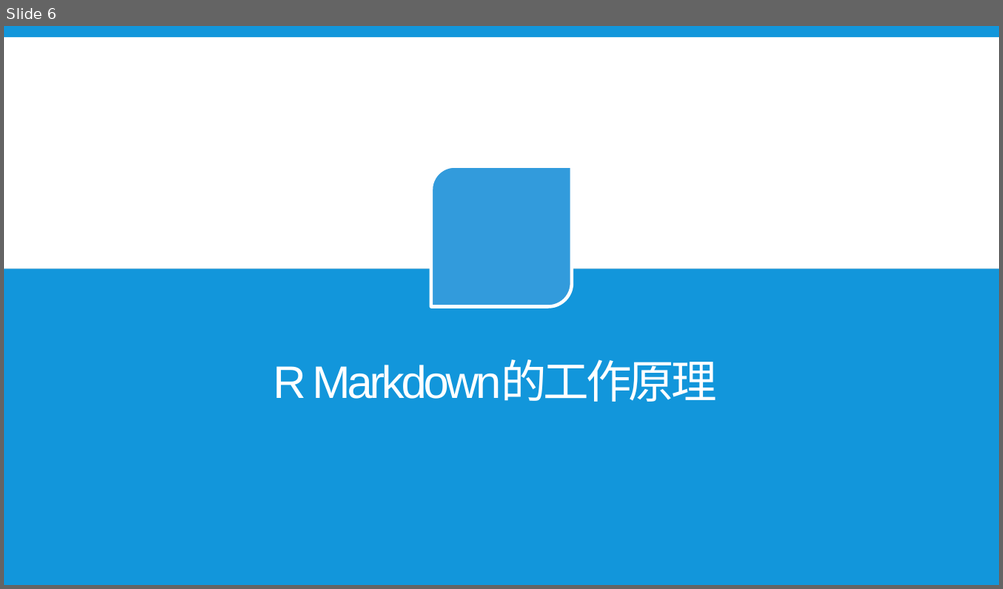
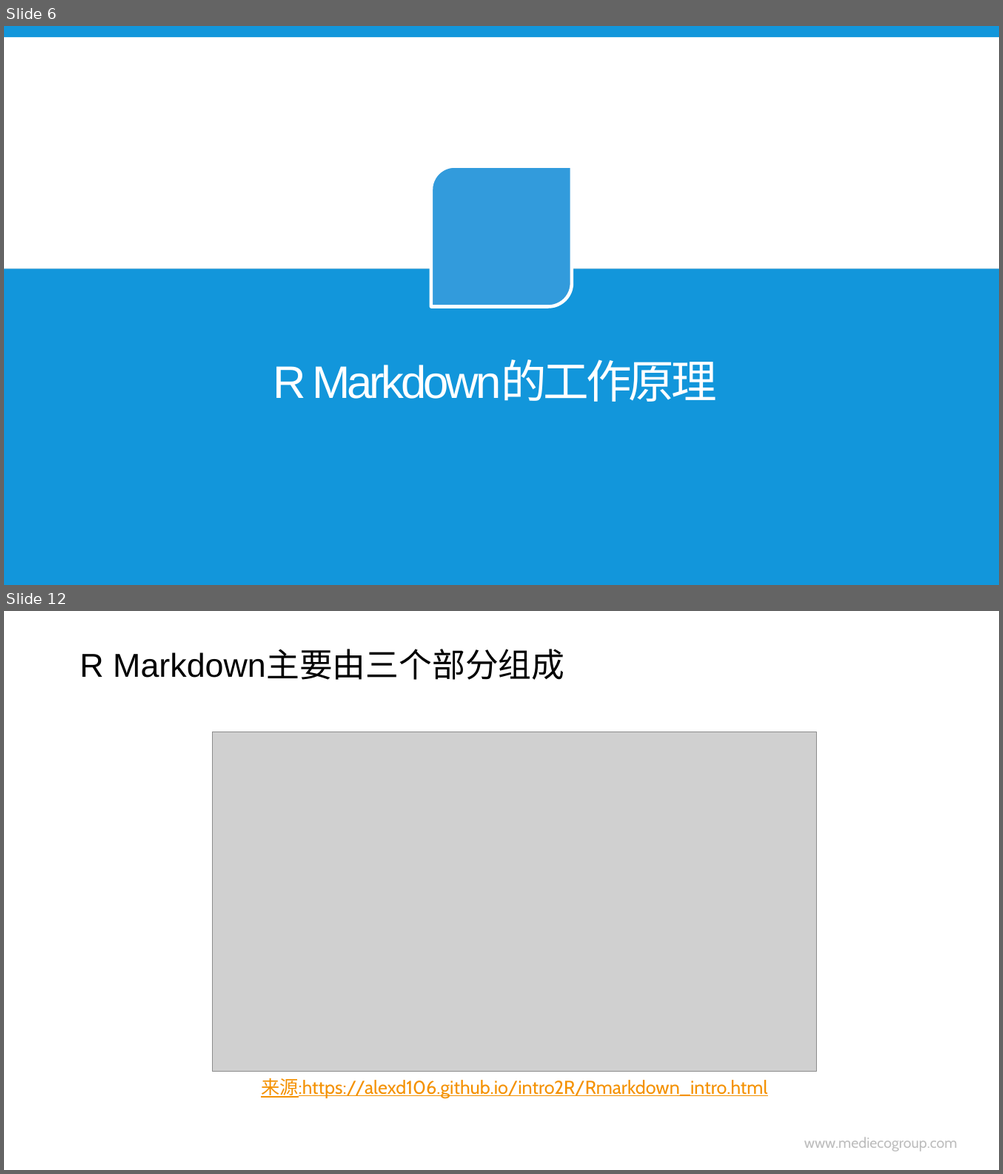
Before and after one commit to hao203/rmd_china, a slide deck: slides/01.History&Works/01-History-Works.pptx. Shown one above the other, each under a label of ours: slide 6 before the commit, slides 6 and 12 after it; the slides between them are not shown. The pictures are 1003x589 and 1003x1174 pixels, drawn with LibreOffice and Linux fonts; fonts in the diff are those of the drawing; grey boxes stand for pictures; background and template pictures are left out. Boxes give left, top, right and bottom in pixels: in the first picture for what was removed or moved away, otherwise in the second. Text is boxed around its words. In the diff, an @@ line names an element or a change of style, - is before the commit and + after.

```diff
--- a/slides/01.History&Works/01-History-Works.pptx
+++ b/slides/01.History&Works/01-History-Works.pptx
@@ slide 12 added at bbox=[4, 611, 999, 1170], background #CCE8CF @@
@@ title added at bbox=[79, 651, 564, 680], 32 pt, text #000000 @@
+R Markdown主要由三个部分组成
@@ picture added at bbox=[212, 732, 817, 1072] @@
@@ text added at bbox=[261, 1078, 767, 1099], 18 pt, text #F49100, underline @@
+来源:https://alexd106.github.io/intro2R/Rmarkdown_intro.html
@@ text added at bbox=[804, 1137, 957, 1152], 14 pt, text #000000 at 26% opacity @@
+www.mediecogroup.com
```
Also in this commit, not shown: 3 slides changed, 11 other slides added, 3 slides removed, 14 other files.
